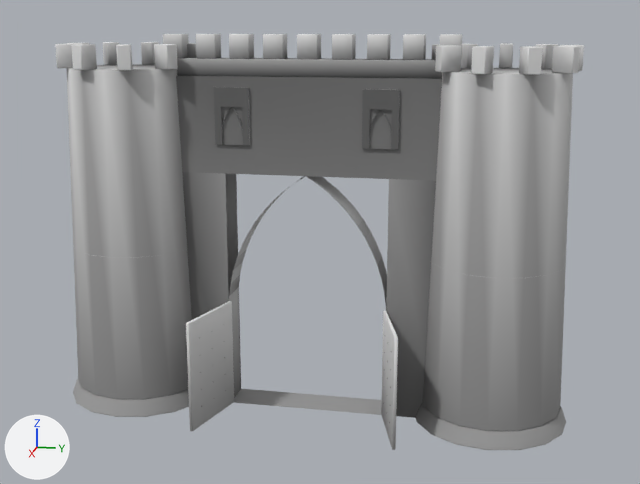
Before and after pictures for a commit that changed the glTF model assets/models/jodhpur/structures/fort_gate_jai.glb.
Rendered twice from a 50 mm lens placed at (36.4, 7.8, 16.7), pointed at (0.1, 0.5, 7.6). Every picture has the same lights, and +X, +Y and +Z are marked at lower left. The first picture is the older version. Vertices at exactly the same position are counted once.

Names of what the first picture shows: 'GateJai_Doors', 'GateJai_Stone'.
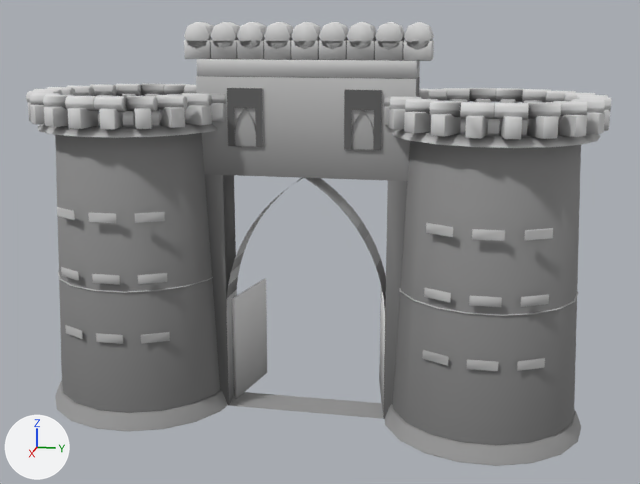
Location of each change, [x1, y1, x2, y2] in pixels of the pictures (640 x 484 px; the box of a moved part takes in the faces that stretch with it):
'GateJai_Stone', reshaped (11% wider, 7% taller)
    before: [55, 34, 584, 450]
    after: [26, 22, 611, 466]
'GateJai_Doors', reshaped (28% narrower, 12% shorter)
    before: [186, 301, 398, 450]
    after: [232, 279, 385, 410]
part 1 of me_gatejai_doors, moved or reshaped
    before: [186, 301, 234, 431]
    after: [232, 279, 267, 399]
part 2 of me_gatejai_doors, moved or reshaped
    before: [381, 311, 398, 450]
    after: [379, 287, 385, 410]
part 3 of me_gatejai_stone, moved or reshaped
    before: [214, 87, 250, 146]
    after: [227, 88, 264, 147]
part 4 of me_gatejai_stone, moved or reshaped
    before: [362, 89, 400, 149]
    after: [344, 89, 382, 150]
part 5 of me_gatejai_stone, moved or reshaped (not visible afterwards)
    before: [187, 43, 196, 58]
part 6 of me_gatejai_stone, rebuilt (16% narrower)
    before: [176, 76, 442, 418]
    after: [196, 76, 420, 419]
part 7 of me_gatejai_stone, rebuilt (30% wider, 34% taller)
    before: [416, 404, 566, 450]
    after: [385, 404, 581, 466]
part 8 of me_gatejai_stone, rebuilt (32% wider, 16% shorter)
    before: [67, 64, 192, 399]
    after: [55, 133, 220, 413]
part 9 of me_gatejai_stone, rebuilt (25% wider, 16% shorter)
    before: [423, 68, 573, 431]
    after: [393, 141, 581, 445]
part 10 of me_gatejai_stone, rebuilt
    before: [73, 379, 189, 417]
    after: [55, 381, 236, 432]
part 11 of me_gatejai_stone, deleted
    before: [55, 34, 584, 278]
part 12 of me_gatejai_stone, built on
    before: [177, 34, 442, 79]
    after: [26, 22, 611, 148]
part 13 of me_gatejai_stone, added
    after: [57, 207, 213, 344]
part 14 of me_gatejai_stone, added
    after: [399, 223, 579, 371]

The change in detail:
me_gatejai_doors is used by ob_gatejai_doors; location (0.0, 0.0, 0.0).
me_gatejai_doors had 748 vertices, 1368 faces and spanned x 0.37..3.66, y -4.36..4.36, z 0.0..4.82.
me_gatejai_doors now has 688 vertices, 1248 faces and spans x -3.33..0.01, y -3.49..3.49, z 0.0..4.82.
me_gatejai_doors part 1: the loose piece of 24 vertices spanning x 0.37..3.66, y -4.36..-3.36, z 0.0..4.82 is turned -175 degrees about the z axis through its middle, then moved by (-3.68, 0.73, 0.0).
me_gatejai_doors part 2: the loose piece of 24 vertices spanning x 0.37..3.66, y 3.36..4.36, z 0.0..4.82 is turned 175 degrees about the z axis through its middle, then moved by (-3.68, -0.73, 0.0).
Other edits to the shape of me_gatejai_doors do not show in these pictures.
me_gatejai_stone is used by ob_gatejai_stone; location (0.0, 0.0, 0.0).
me_gatejai_stone had 1304 vertices, 2272 faces and spanned x -3.7..2.9, y -11.3..11.3, z 0.0..16.3.
me_gatejai_stone now has 4644 vertices, 8604 faces and spans x -4.4..4.4, y -12.0..12.0, z 0.0..16.8.
me_gatejai_stone part 3: the loose piece of 56 vertices spanning x 0.3..0.5, y -3.9..-2.4, z 11.8..14.2 is moved by (0.4, 0.7, 0.0).
me_gatejai_stone part 4: the loose piece of 56 vertices spanning x 0.3..0.5, y 2.4..3.9, z 11.8..14.2 is moved by (0.4, -0.7, 0.0).
me_gatejai_stone part 5: the loose piece of 24 vertices spanning x -1.1..-0.5, y -5.9..-5.0, z 14.9..15.9 is scaled about its middle by (1.12, 1.42, 0.767), then moved by (0.2, 1.6, -2.3).
me_gatejai_stone part 6: the loose piece of 72 vertices spanning x -1.2..0.4, y -5.8..5.8, z 0.0..14.6 is rebuilt with 72 vertices and now spans x -0.8..0.8, y -4.6..4.6, z 0.0..14.6.
me_gatejai_stone part 7: the loose piece of 64 vertices spanning x -3.7..2.9, y 4.7..11.3, z 0.0..0.7 is rebuilt with 72 vertices and now spans x -4.2..4.2, y 3.4..11.9, z 0.0..0.7.
me_gatejai_stone part 8: the loose piece of 64 vertices spanning x -3.4..2.6, y -11.0..-5.0, z 0.7..14.9 is rebuilt with 72 vertices and now spans x -3.8..3.8, y -11.5..-3.8, z 0.7..12.4.
me_gatejai_stone part 9: the loose piece of 64 vertices spanning x -3.4..2.6, y 5.0..11.0, z 0.7..14.9 is rebuilt with 72 vertices and now spans x -3.8..3.8, y 3.8..11.5, z 0.7..12.4.
me_gatejai_stone part 10: the loose piece of 64 vertices spanning x -3.7..2.9, y -11.3..-4.7, z 0.0..0.7 is rebuilt with 72 vertices and now spans x -4.2..4.2, y -11.9..-3.4, z 0.0..0.7.
me_gatejai_stone part 11: 24 loose pieces with 624 vertices, spanning x -3.3..2.5, y -10.8..11.0, z 6.0..16.3, are deleted.
me_gatejai_stone part 12: 192 vertices removed from x -1.1..0.3, y -5.8..5.8, z 14.6..16.3; 3648 vertices added at x -4.4..4.4, y -12.0..12.0, z 12.4..16.8.
me_gatejai_stone part 13: 238 vertices added at x -3.7..3.8, y -11.4..-3.9, z 3.8..9.3.
me_gatejai_stone part 14: 238 vertices added at x -3.7..3.8, y 3.9..11.4, z 3.8..9.3.
Other edits to the shape of me_gatejai_stone do not show in these pictures.
